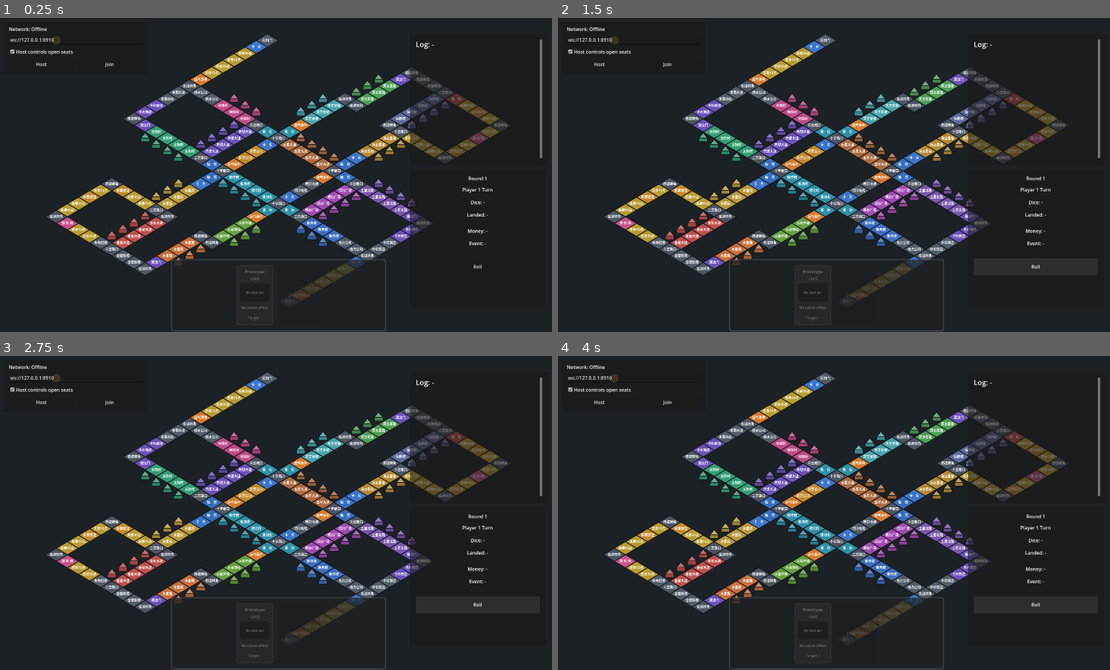
Above: before the commit, frames 1-4 (two rows, left to right).
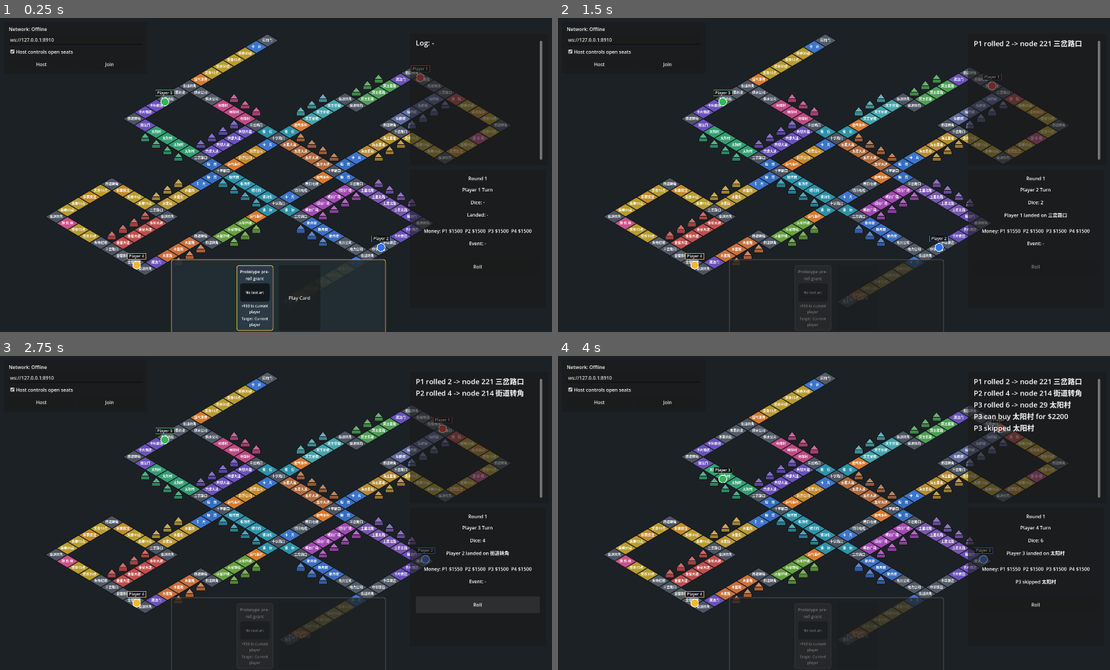
Above: after the commit, the same moments.

Repository: benson94879453/rich-war-online
Game: Godot game, scene res://scenes/StarQGame.tscn
The game is run twice, just before and just after one commit, with the same random seed, the same clock (stepped at 60 frames per second) and the same inputs.
Inputs (mouse positions are in pixels of both pictures, inside the frame that each line leads up to):
- Up to frame 1 (0.25 s): no input
- Up to frame 2 (1.5 s): click (856, 297) at 0.5 s, where only the run after the commit has a clickable "Play Card"; click "Roll" at 1.25 s
- Up to frame 3 (2.75 s): click "Roll" at 2 s
- Up to frame 4 (4 s): click "Roll" at 2.75 s; click (1065, 604) at 3.5 s, where only the run after the commit has a clickable "Skip"

The runs differ from the first frame. In frame 1, 2.1% of the frame differs, in the area x 9-99%, y 5-100%; in frame 2, 1.0%; in frame 3, 1.2%; in frame 4, 1.8%.
Error before the commit: Parse Error: Function "_get_string_name()" not found in base self. (res://scripts/core/StarQGame.gd:657)

Commit message:
Fix card hand pending id parsing

Diff:
--- a/scripts/core/StarQGame.gd
+++ b/scripts/core/StarQGame.gd
@@ -668,6 +668,17 @@
 	_ui.set_card_hand_state(metadata, is_playable, acting_player_id, window_id, target_player_id)
 
 
+func _get_string_name(value: Variant) -> StringName:
+	if value == null:
+		return &""
+
+	var text := str(value).strip_edges()
+	if text.is_empty():
+		return &""
+
+	return StringName(text)
+
+
 func _get_board_data() -> BoardData:
 	if _board == null:
 		return null
